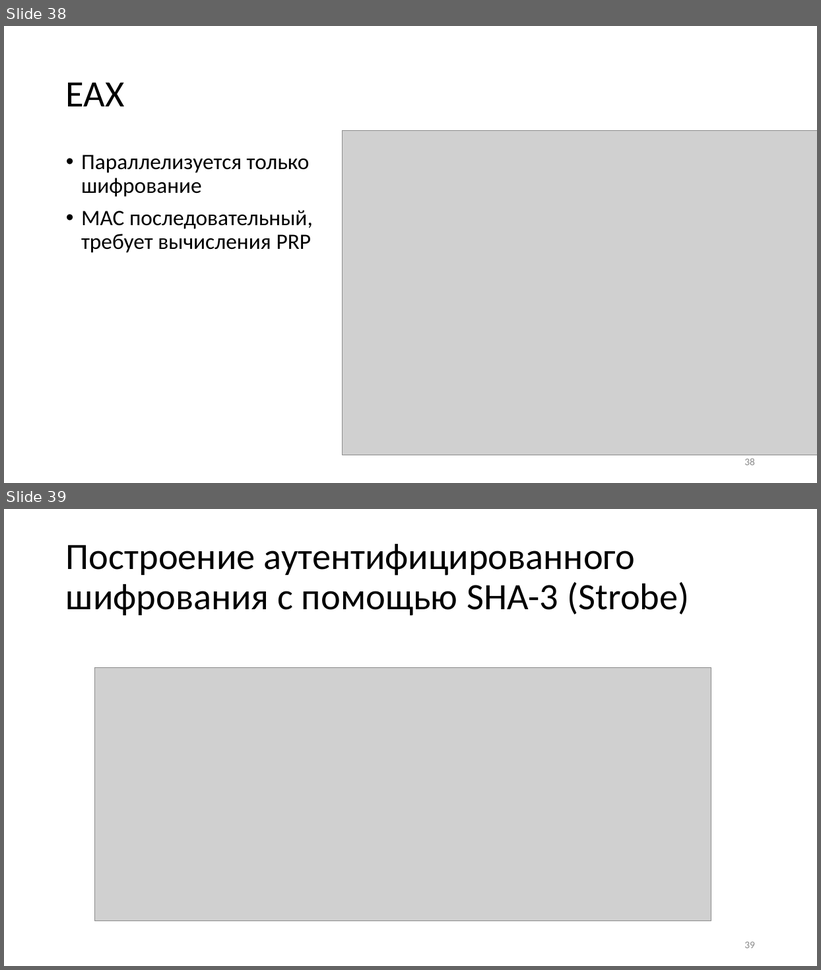
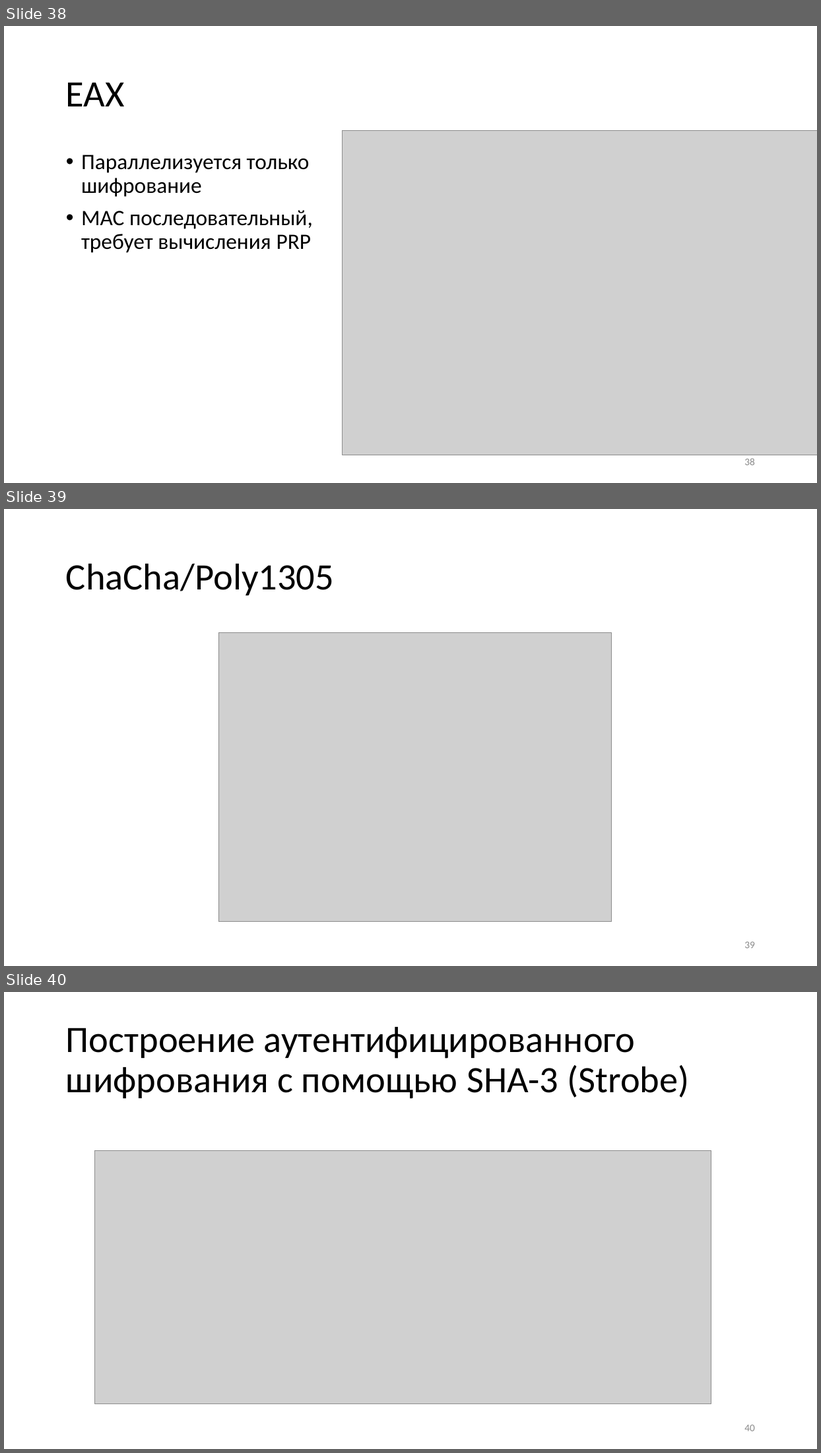
Before and after one commit to GeorgyFirsov-s-forks/CryptoLectures, a slide deck: Lectures/Lecture12.pptx. Shown one above the other, each under a label of ours: slides 38 and 39 before the commit, slides 38, 39 and 40 after it. The pictures are 821x970 and 821x1453 pixels, drawn with LibreOffice and Linux fonts; fonts in the diff are those of the drawing; grey boxes stand for pictures. Boxes give left, top, right and bottom in pixels: in the first picture for what was removed or moved away, otherwise in the second. Text is boxed around its words. In the diff, an @@ line names an element or a change of style, - is before the commit and + after.

Commit message:
hw fixes, lecture extra slides

```diff
--- a/Lectures/Lecture12.pptx
+++ b/Lectures/Lecture12.pptx
@@ slide 39 added at (4,509,817,966), background #FFFFFF @@
@@ title added at (66,563,334,595), 44 pt, text #000000 @@
+ChaCha/Poly1305
@@ picture added at (218,633,612,923) @@
@@ page number added at (745,942,755,949), 12 pt, text #8C8C8C @@
+39
@@ what was slide 39 is now slide 40 @@
@@ page number at (745,1425,755,1432): text changed @@
-39
+40
```
Also in this commit, not shown: 3 other files.
